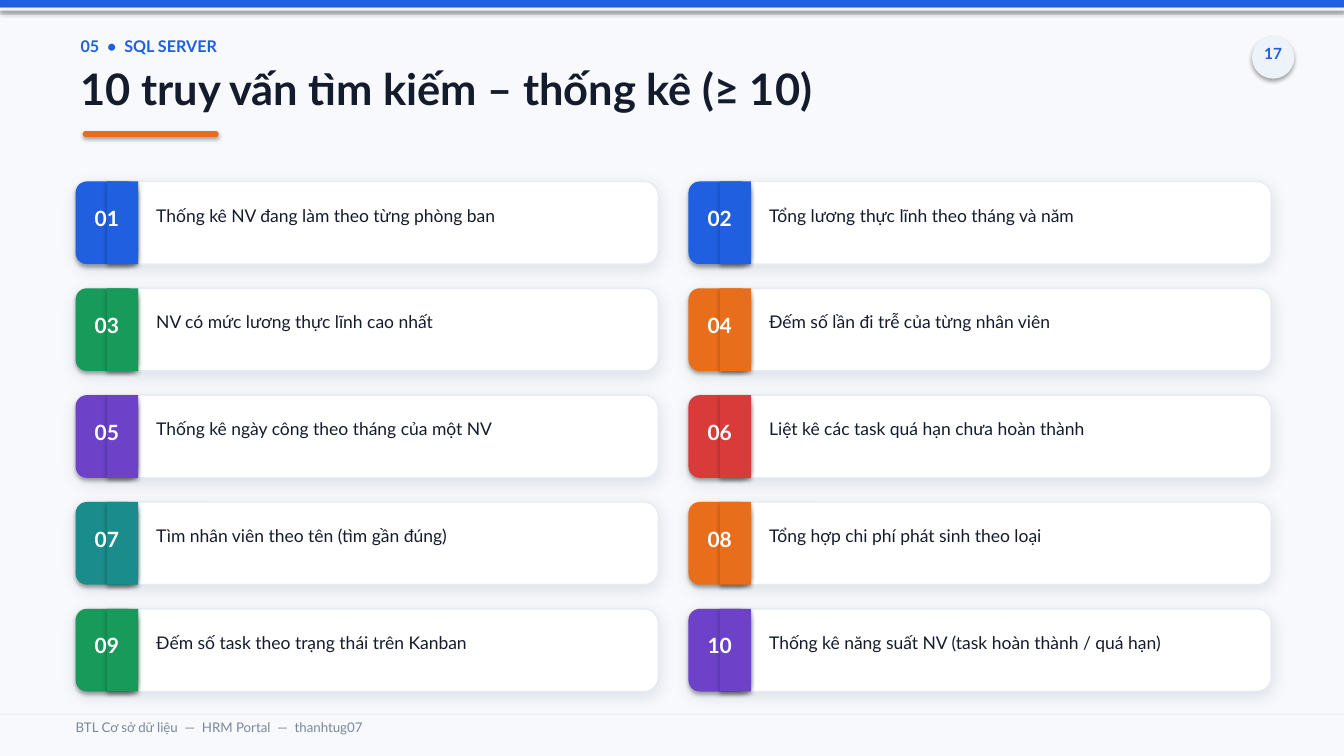
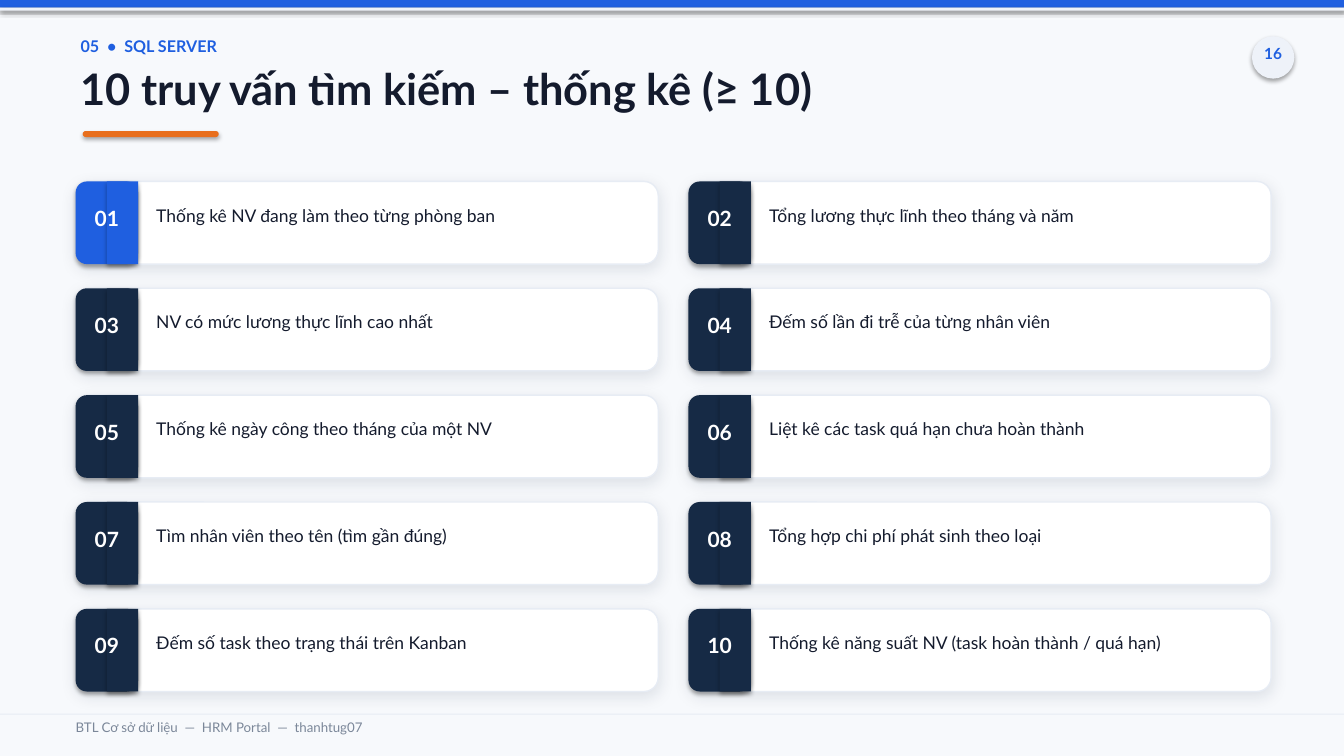
Before and after one commit to thanhtug07/hrm-kanban-management, a slide deck: slide 16 of BaoCao_BTL_CSDL_HRM_Portal.pptx. Drawn at 1344x756 pixels with LibreOffice and Linux fonts; fonts in the diff are those of the drawing. Boxes give left, top, right and bottom in pixels: in the first picture for what was removed or moved away, otherwise in the second. Text is boxed around its words. In the diff, an @@ line names an element or a change of style, - is before the commit and + after.

```diff
--- a/BaoCao_BTL_CSDL_HRM_Portal.pptx
+++ b/BaoCao_BTL_CSDL_HRM_Portal.pptx
@@ text at box(1264, 48, 1282, 59): text changed @@
-17
+16
@@ rounded rectangle at box(689, 181, 751, 264): fill #1F5FE0 to #162A45 @@
@@ rectangle at box(720, 181, 751, 264): fill #1F5FE0 to #162A45 @@
@@ rounded rectangle at box(689, 395, 751, 478): fill #D93A3A to #162A45 @@
@@ rectangle at box(720, 395, 751, 478): fill #D93A3A to #162A45 @@
@@ rounded rectangle at box(76, 502, 138, 585): fill #1B8C8C to #162A45 @@
@@ rectangle at box(107, 502, 138, 585): fill #1B8C8C to #162A45 @@
@@ fill #E86E1C to #162A45 in 4 elements at box(689, 288, 751, 371), box(720, 288, 751, 371), box(689, 502, 751, 585), box(720, 502, 751, 585) @@
@@ fill #189A5B to #162A45 in 4 elements at box(76, 288, 138, 371), box(107, 288, 138, 371), box(76, 609, 138, 692), box(107, 609, 138, 692) @@
@@ fill #6D42C8 to #162A45 in 4 elements at box(76, 395, 138, 478), box(107, 395, 138, 478), box(689, 609, 751, 692), box(720, 609, 751, 692) @@
```
Also in this commit, not shown: 10 other slides changed, 2 other files.
